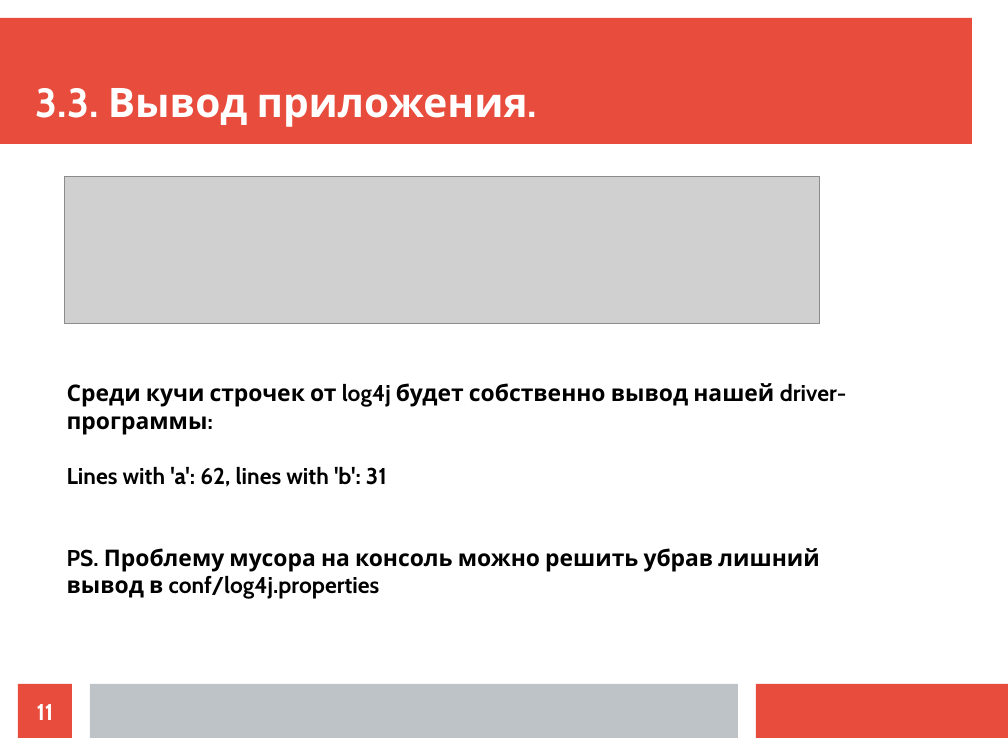
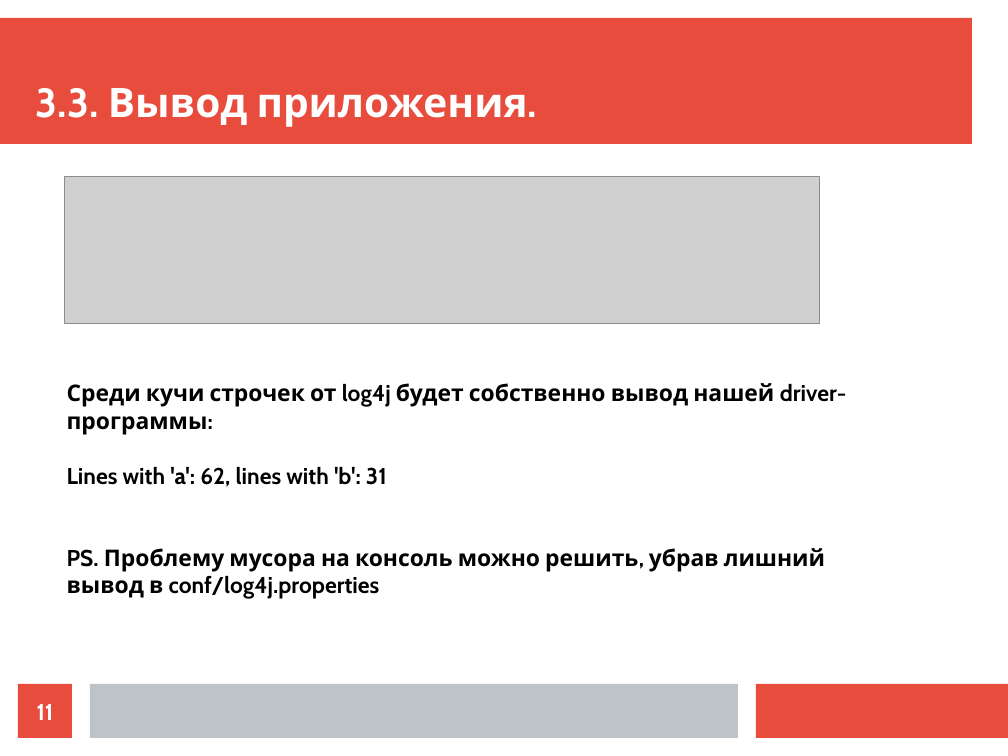
Before and after one commit to ilya1st/spark-samples, a slide deck: slide 11 of report_plan/report.odp. Drawn at 1008x756 pixels with LibreOffice and Linux fonts; fonts in the diff are those of the drawing; grey boxes stand for pictures. Boxes give left, top, right and bottom in pixels: in the first picture for what was removed or moved away, otherwise in the second. Text is boxed around its words. In the diff, an @@ line names an element or a change of style, - is before the commit and + after.

```diff
--- a/report_plan/report.odp
+++ b/report_plan/report.odp
@@ text at box(67, 548, 825, 599): text changed @@
-PS. Проблему мусора на консоль можно решить убрав лишний вывод в conf/log4j.properties
+PS. Проблему мусора на консоль можно решить, убрав лишний вывод в conf/log4j.properties
```
Also in this commit, not shown: 2 other slides changed, 13 slides added, 6 slides removed, 2 other files.
